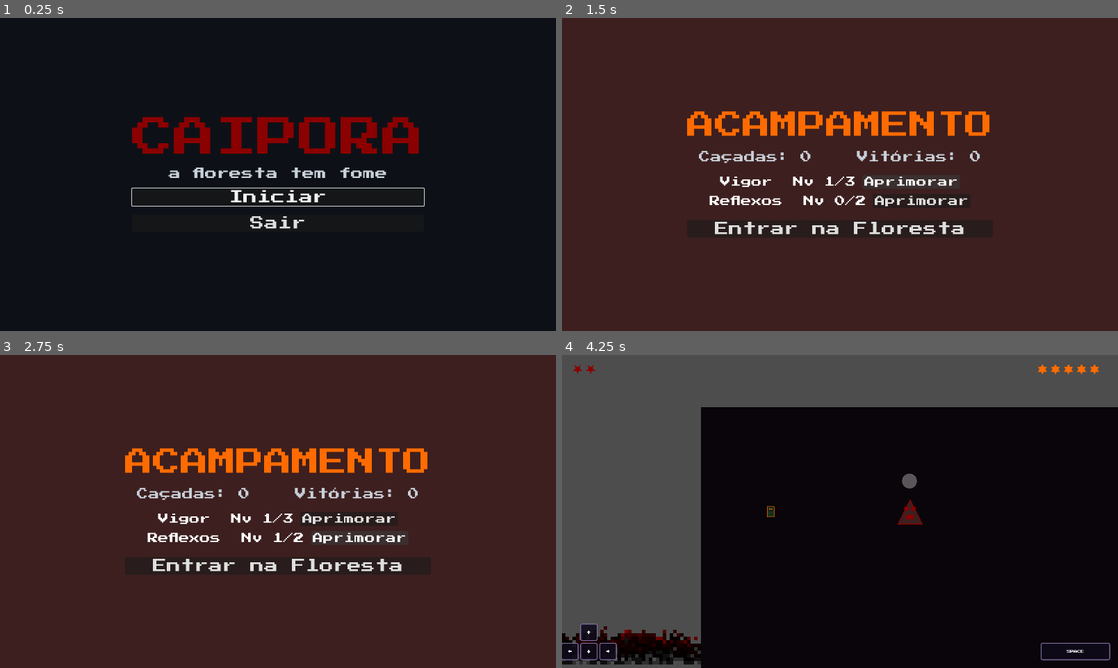
Above: before the commit, frames 1-4 (two rows, left to right).
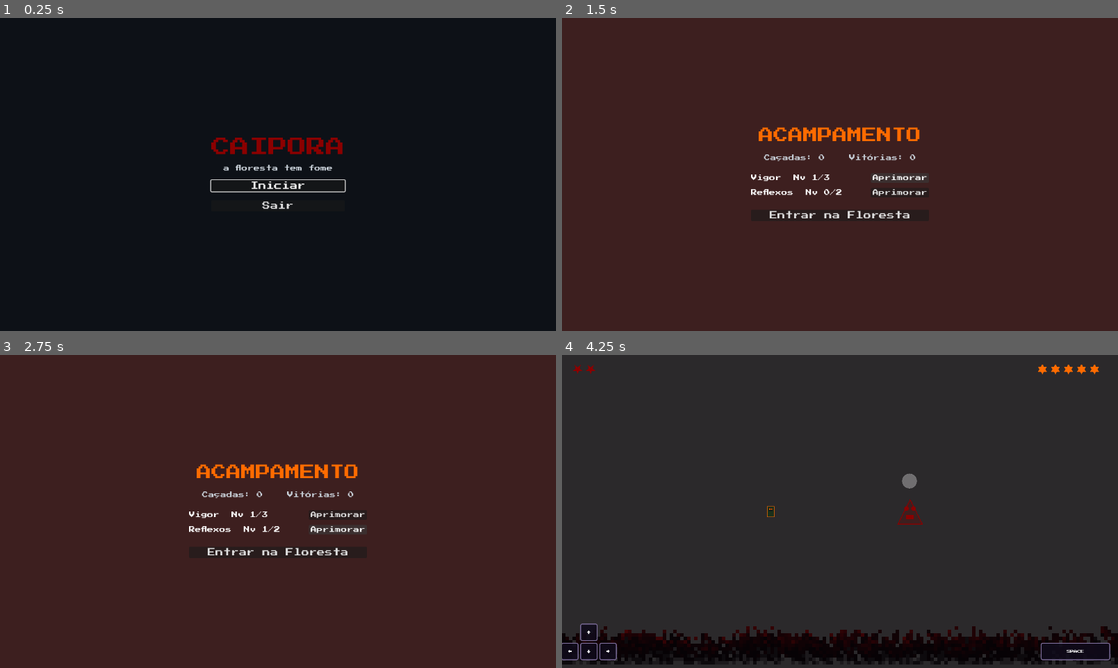
Above: after the commit, the same moments.

Repository: baltazarparra/darkgrid
Game: Godot game, scene res://scenes/ui/main_menu.tscn
The game is run twice, just before and just after one commit, with the same random seed, the same clock (stepped at 60 frames per second) and the same inputs.
Inputs (mouse positions are in pixels of both pictures, inside the frame that each line leads up to):
- Up to frame 1 (0.25 s): no input
- Up to frame 2 (1.5 s): click "Iniciar" at 0.5 s; click "Aprimorar" at 1.25 s
- Up to frame 3 (2.75 s): click "Aprimorar" at 2 s
- Up to frame 4 (4.25 s): click "Entrar na Floresta" at 2.75 s; tap Enter (ui_accept) at 3.5, 3.77 s; move the mouse to (962, 495) at 3.52 s; hold Right (ui_right) from 3.53 s (still down); hold Shift from 3.53 s (still down); click (962, 495) at 3.67 s

The runs differ from the first frame. In frame 1, 5.0% of the frame differs, in the area x 23-77%, y 31-68%; in frame 2, 5.7%; in frame 3, 5.7%; in frame 4, 91%, in the area x 0-100%, y 0-100%.

Commit message:
fix(review): shadow fog, fontes estouradas, espinhos inevitáveis, fogo ocluído
- Exploração: remove PointLight2D + escurece menos a CanvasModulate — mapa
  inteiro visível e consistente (era um círculo de luz quebrado)
- Movimento: cardinal puro, sem diagonal cortando cantos de parede
- Hazards: espinhos saíram dos corredores de 1 tile (inevitáveis) para a
  room2, agora desviáveis; 2 espinhos + 2 fogos espalhados
- Fontes: tamanhos reajustados para Press Start 2P em todas as telas
  (títulos não estouram mais a largura do viewport)
- Arena: Background opaco que ocluía o doom fire virou Backdrop CanvasLayer
  full-screen semitransparente (fogo visível, combate legível)

Co-Authored-By: Claude Sonnet 4.6 <noreply@anthropic.com>

Diff:
--- a/scenes/arena/arena.tscn
+++ b/scenes/arena/arena.tscn
@@ -25,10 +25,13 @@
 [node name="DoomFire" type="CanvasLayer" parent="."]
 script = ExtResource("15_fire")
 
-[node name="Background" type="ColorRect" parent="."]
-offset_right = 1280.0
-offset_bottom = 720.0
-color = Color(0.04, 0.02, 0.04, 1)
+[node name="Backdrop" type="CanvasLayer" parent="."]
+layer = -9
+
+[node name="Dim" type="ColorRect" parent="Backdrop"]
+anchor_right = 1.0
+anchor_bottom = 1.0
+color = Color(0.04, 0.02, 0.04, 0.5)
 
 [node name="Camera2D" type="Camera2D" parent="."]
 position = Vector2(320, 240)
--- a/scenes/exploration/caipora.tscn
+++ b/scenes/exploration/caipora.tscn
@@ -1,21 +1,10 @@
-[gd_scene load_steps=5 format=3 uid="uid://caipora_explore"]
+[gd_scene load_steps=3 format=3 uid="uid://caipora_explore"]
 
 [ext_resource type="Script" path="res://scripts/entities/caipora.gd" id="1_script"]
 [ext_resource type="SpriteFrames" uid="uid://caipora_frames" path="res://assets/sprites/caipora_sprite_frames.tres" id="2_frames"]
 
 [sub_resource type="RectangleShape2D" id="RectangleShape2D_32x32"]
 size = Vector2(32, 32)
-
-[sub_resource type="Gradient" id="Gradient_light"]
-colors = PackedColorArray(1, 1, 1, 1, 0, 0, 0, 1)
-
-[sub_resource type="GradientTexture2D" id="GradientTexture2D_light"]
-width = 192
-height = 192
-fill = 1
-fill_from = Vector2(0.5, 0.5)
-fill_to = Vector2(1, 0.5)
-gradient = SubResource("Gradient_light")
 
 [node name="Caipora" type="CharacterBody2D"]
 script = ExtResource("1_script")
@@ -28,12 +17,6 @@
 [node name="CollisionShape2D" type="CollisionShape2D" parent="."]
 shape = SubResource("RectangleShape2D_32x32")
 
-[node name="PointLight2D" type="PointLight2D" parent="."]
-energy = 1.5
-blend_mode = 2
-texture = SubResource("GradientTexture2D_light")
-texture_scale = 3.0
-
 [node name="Camera2D" type="Camera2D" parent="."]
 position_smoothing_enabled = true
 position_smoothing_speed = 10.0
--- a/scenes/exploration/exploration.tscn
+++ b/scenes/exploration/exploration.tscn
@@ -18,7 +18,7 @@
 [node name="Objects" type="Node2D" parent="."]
 
 [node name="CanvasModulate" type="CanvasModulate" parent="."]
-color = Color(0.0509804, 0.0666667, 0.0901961, 1)
+color = Color(0.6, 0.62, 0.72, 1)
 
 [node name="Hud" parent="." instance=ExtResource("3_hud")]
 
--- a/scenes/ui/game_over.tscn
+++ b/scenes/ui/game_over.tscn
@@ -23,13 +23,13 @@
 [node name="Title" type="Label" parent="Center/VBox"]
 layout_mode = 2
 theme_override_colors/font_color = Color(0.545, 0, 0, 1)
-theme_override_font_sizes/font_size = 72
+theme_override_font_sizes/font_size = 26
 text = "A FLORESTA TE DEVOROU"
 horizontal_alignment = 1
 
 [node name="Hint" type="Label" parent="Center/VBox"]
 layout_mode = 2
 theme_override_colors/font_color = Color(0.788, 0.82, 0.851, 1)
-theme_override_font_sizes/font_size = 24
+theme_override_font_sizes/font_size = 12
 text = "Espaço para voltar ao acampamento"
 horizontal_alignment = 1
--- a/scenes/ui/hub.tscn
+++ b/scenes/ui/hub.tscn
@@ -22,14 +22,14 @@
 [node name="Title" type="Label" parent="Center/VBox"]
 layout_mode = 2
 theme_override_colors/font_color = Color(1, 0.42, 0, 1)
-theme_override_font_sizes/font_size = 64
+theme_override_font_sizes/font_size = 34
 text = "ACAMPAMENTO"
 horizontal_alignment = 1
 
 [node name="Stats" type="Label" parent="Center/VBox"]
 layout_mode = 2
 theme_override_colors/font_color = Color(0.788, 0.82, 0.851, 1)
-theme_override_font_sizes/font_size = 26
+theme_override_font_sizes/font_size = 14
 text = "Caçadas: 0    Vitórias: 0"
 horizontal_alignment = 1
 
@@ -39,5 +39,5 @@
 
 [node name="EnterButton" type="Button" parent="Center/VBox"]
 layout_mode = 2
-theme_override_font_sizes/font_size = 32
+theme_override_font_sizes/font_size = 18
 text = "Entrar na Floresta"
--- a/scenes/ui/main_menu.tscn
+++ b/scenes/ui/main_menu.tscn
@@ -22,23 +22,23 @@
 [node name="Title" type="Label" parent="Center/VBox"]
 layout_mode = 2
 theme_override_colors/font_color = Color(0.545, 0, 0, 1)
-theme_override_font_sizes/font_size = 96
+theme_override_font_sizes/font_size = 44
 text = "CAIPORA"
 horizontal_alignment = 1
 
 [node name="Subtitle" type="Label" parent="Center/VBox"]
 layout_mode = 2
 theme_override_colors/font_color = Color(0.788, 0.82, 0.851, 1)
-theme_override_font_sizes/font_size = 28
+theme_override_font_sizes/font_size = 14
 text = "a floresta tem fome"
 horizontal_alignment = 1
 
 [node name="StartButton" type="Button" parent="Center/VBox"]
 layout_mode = 2
-theme_override_font_sizes/font_size = 32
+theme_override_font_sizes/font_size = 18
 text = "Iniciar"
 
 [node name="QuitButton" type="Button" parent="Center/VBox"]
 layout_mode = 2
-theme_override_font_sizes/font_size = 32
+theme_override_font_sizes/font_size = 18
 text = "Sair"
--- a/scenes/ui/win.tscn
+++ b/scenes/ui/win.tscn
@@ -23,13 +23,13 @@
 [node name="Title" type="Label" parent="Center/VBox"]
 layout_mode = 2
 theme_override_colors/font_color = Color(1, 0.42, 0, 1)
-theme_override_font_sizes/font_size = 72
+theme_override_font_sizes/font_size = 28
 text = "A CRIATURA TOMBOU"
 horizontal_alignment = 1
 
 [node name="Hint" type="Label" parent="Center/VBox"]
 layout_mode = 2
 theme_override_colors/font_color = Color(0.788, 0.82, 0.851, 1)
-theme_override_font_sizes/font_size = 24
+theme_override_font_sizes/font_size = 12
 text = "Espaço para voltar ao acampamento"
 horizontal_alignment = 1
--- a/scripts/entities/caipora.gd
+++ b/scripts/entities/caipora.gd
@@ -14,7 +14,6 @@
 # ─── Onready ───────────────────────────────────────
 @onready var _animated_sprite: AnimatedSprite2D = $AnimatedSprite2D
 @onready var _camera: Camera2D = $Camera2D
-@onready var _light: PointLight2D = $PointLight2D
 
 # ─── Lifecycle ─────────────────────────────────────
 func _ready() -> void:
@@ -29,11 +28,6 @@
 	_camera.limit_smoothed = true
 	_camera.position_smoothing_enabled = true
 	_camera.position_smoothing_speed = 10.0
-
-	# Light
-	_light.energy = 1.5
-	_light.blend_mode = PointLight2D.BLEND_MODE_MIX
-	_light.texture_scale = 3.0
 
 func _process(_delta: float) -> void:
 	if _is_moving:
@@ -50,6 +44,9 @@
 func _get_cardinal_input() -> Vector2:
 	var x := int(Input.is_action_pressed("ui_right")) - int(Input.is_action_pressed("ui_left"))
 	var y := int(Input.is_action_pressed("ui_down")) - int(Input.is_action_pressed("ui_up"))
+	# Cardinal puro: nunca move na diagonal (evita cortar cantos de parede).
+	if x != 0 and y != 0:
+		return Vector2(x, 0)
 	return Vector2(x, y)
 
 func _try_move(dir: Vector2) -> void:
--- a/scripts/exploration/exploration_manager.gd
+++ b/scripts/exploration/exploration_manager.gd
@@ -27,14 +27,14 @@
 	"WFFFFFFFFFWWWWWWWWWWWWWWWW",
 	"WWWWWWFFFFFFFFFFWWWWWWWWWW",
 	"WWWWWWWWWWWWWWWFWWWWWWWWWW",
-	"WWWWWWWWWWWWWWWSWWWWWWWWWW",  # espinho (15,6)
 	"WWWWWWWWWWWWWWWFWWWWWWWWWW",
+	"WWWWWWWWWWWWWWWFWWWWWWWWWW",
+	"WWWWWWWWWWWWWWWFSFFFRFFWWW",  # room2: espinho (16,8), fogo (20,8)
 	"WWWWWWWWWWWWWWWFFFFFFFFWWW",
-	"WWWWWWWWWWWWWWWFFFFFFFFWWW",
-	"WWWWWWWWWWWWWWWFRFFFFFFWWW",  # fogo (16,10)
+	"WWWWWWWWWWWWWWWFRFFSFFFWWW",  # room2: fogo (16,10), espinho (19,10)
 	"WWWWWWWWWWWWWWWFFFFFFFFWWW",
 	"WWWWWWWWWWWWWWWWWWWWFWWWWW",
-	"WWWWWWWWWWWWWWWWWWWWSWWWWW",  # espinho (20,13)
+	"WWWWWWWWWWWWWWWWWWWWFWWWWW",
 	"WWWWWWWWWWWWWWWWWWWWFWWWWW",
 	"WWWWWWWWWWWWWWWWWFFFFFFWWW",
 	"WWWWWWWWWWWWWWWWWKFFFEWWWW",  # chave (17,16), saída (21,16)
--- a/scripts/ui/hub.gd
+++ b/scripts/ui/hub.gd
@@ -25,11 +25,11 @@
 		row.alignment = BoxContainer.ALIGNMENT_CENTER
 
 		var label := Label.new()
-		label.add_theme_font_size_override("font_size", 24)
+		label.add_theme_font_size_override("font_size", 14)
 		label.custom_minimum_size = Vector2(260, 0)
 
 		var button := Button.new()
-		button.add_theme_font_size_override("font_size", 24)
+		button.add_theme_font_size_override("font_size", 14)
 		button.text = "Aprimorar"
 		button.pressed.connect(_on_upgrade_pressed.bind(key, label, button))
 
